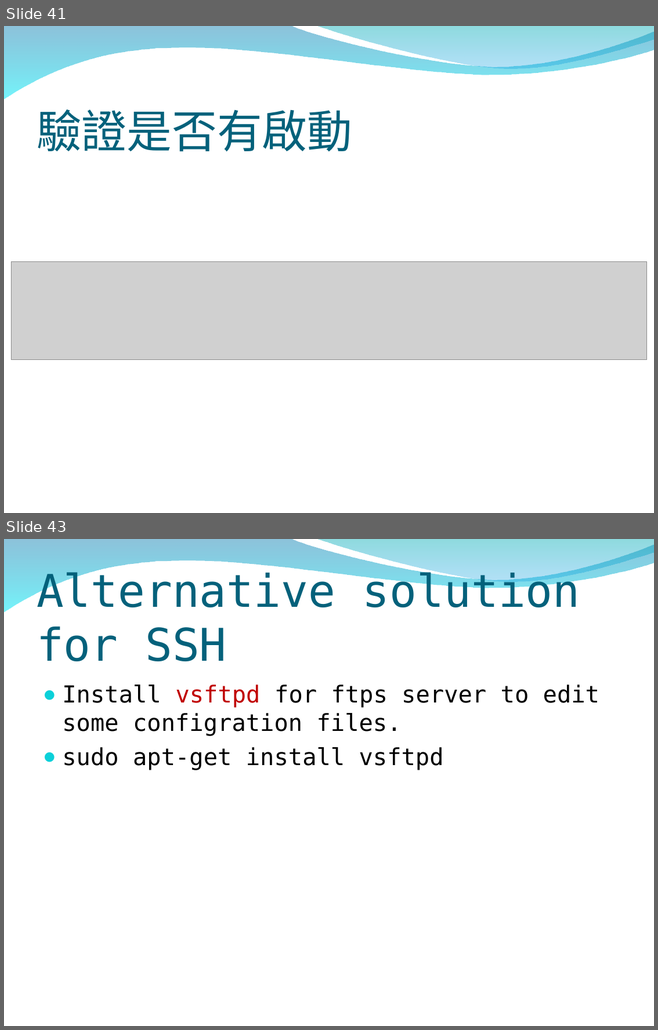
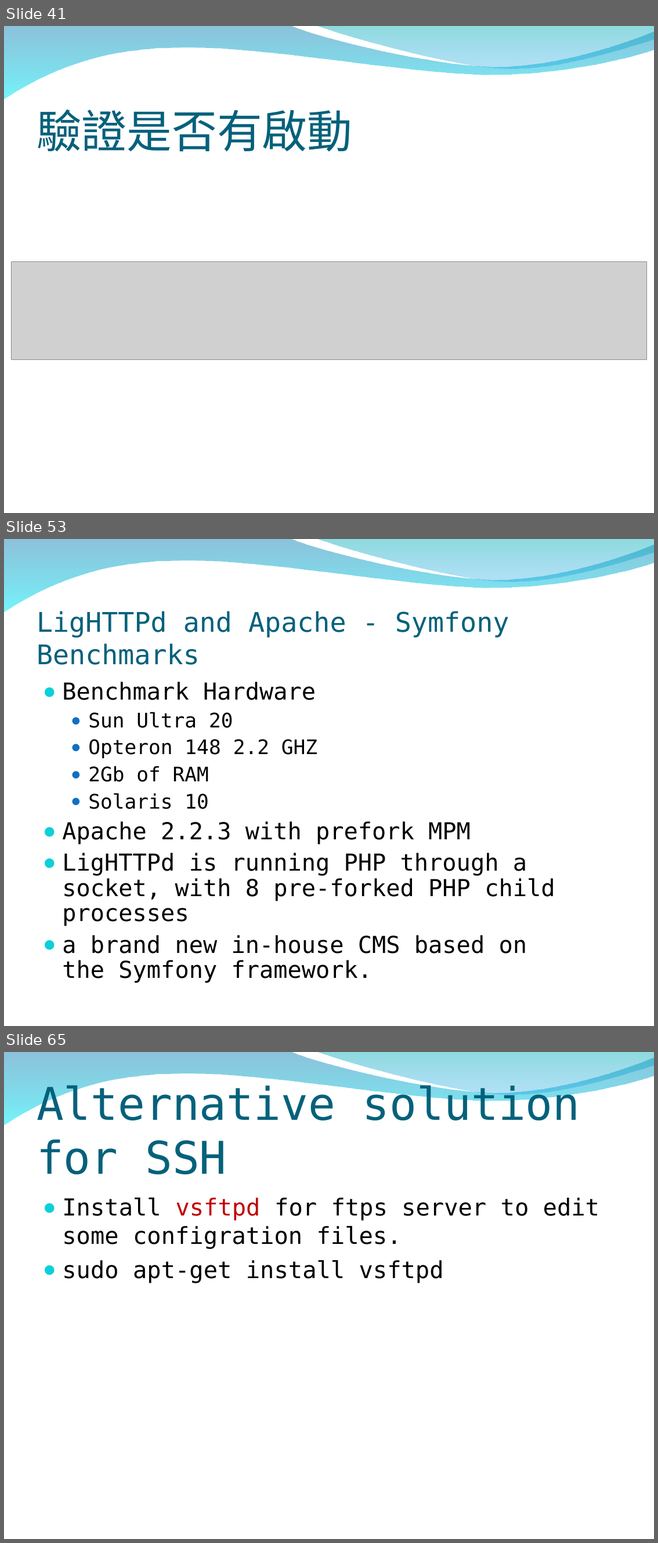
Before and after one commit to peter279k/regular_meeting, a slide deck: Proot.ppt. Shown one above the other, each under a label of ours: slides 41 and 43 before the commit, slides 41, 53 and 65 after it; the slides between them are not shown. The pictures are 658x1030 and 658x1543 pixels, drawn with LibreOffice and Linux fonts; fonts in the diff are those of the drawing; grey boxes stand for pictures; background and template pictures are left out. Boxes give left, top, right and bottom in pixels: in the first picture for what was removed or moved away, otherwise in the second. Text is boxed around its words. In the diff, an @@ line names an element or a change of style, - is before the commit and + after.

Commit message:
add execute command method and http server with PHP application benchmark

```diff
--- a/Proot.ppt
+++ b/Proot.ppt
@@ slide 53 added at (4,539,654,1026), background picture (left out); not listed: 2 template elements that a slide beside it also shows @@
@@ title added at (36,611,509,665), 30 pt, text #04617B @@
+LigHTTPd and Apache - Symfony Benchmarks
@@ text added at (62,682,554,983), 25.9 pt, text #000000 @@
+● Benchmark Hardware
+  ● Sun Ultra 20
+  ● Opteron 148 2.2 GHZ
+  ● 2Gb of RAM
+  ● Solaris 10
+● Apache 2.2.3 with prefork MPM
+● LigHTTPd is running PHP through a socket, with 8 pre-forked PHP child processes
+● a brand new in-house CMS based on the Symfony framework.
@@ what was slide 43 is now slide 65 @@
```
Also in this commit, not shown: 2 slides changed, 22 other slides added.
